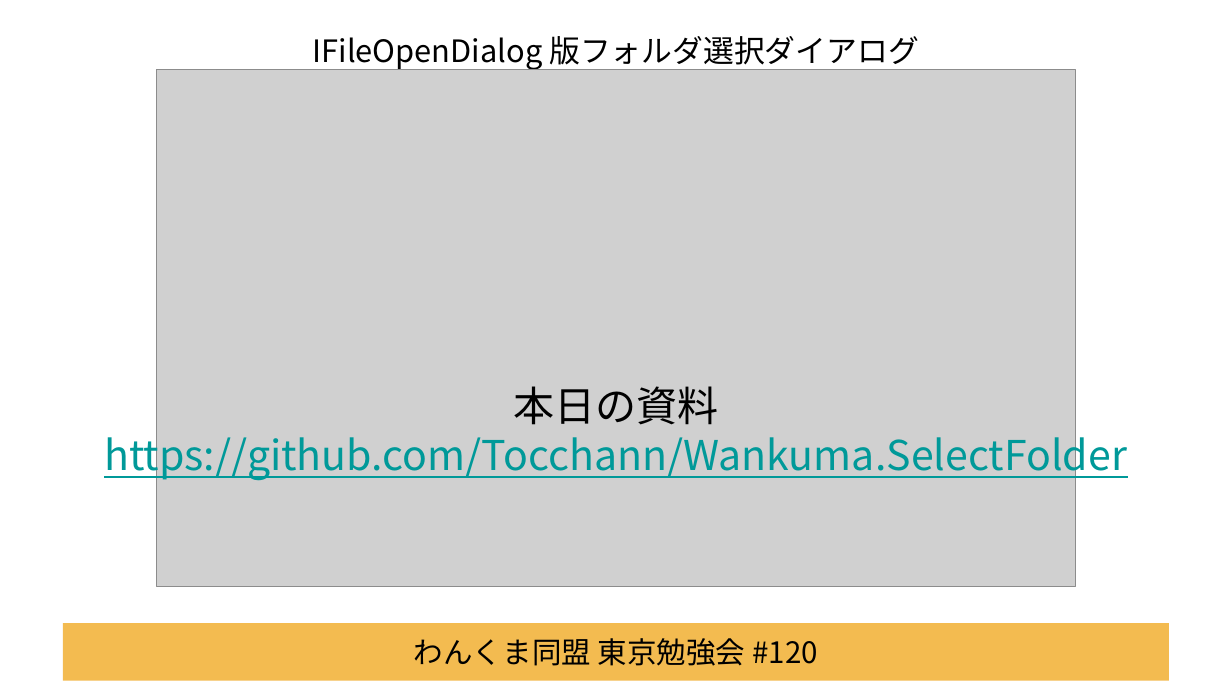
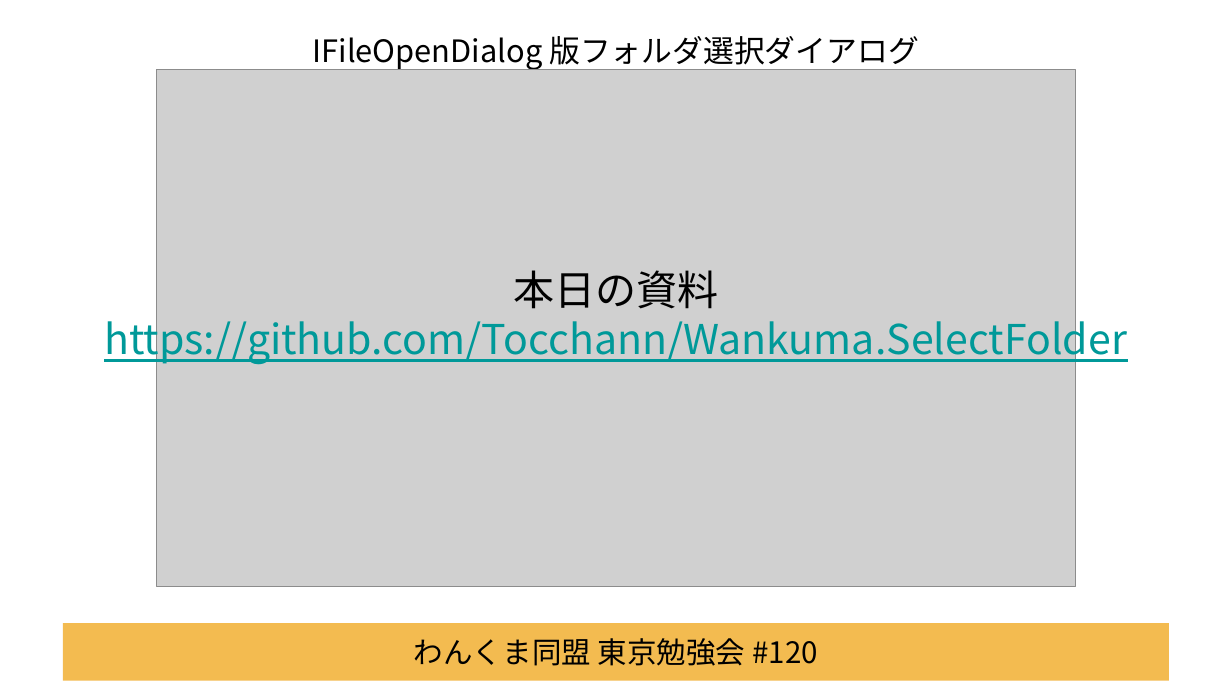
Before and after one commit to Tocchann/Wankuma.SelectFolder, a slide deck: slide 4 of SessionFiles/IFileOpenDialog版フォルダ選択ダイアログを作ってみた.pptx. Drawn at 1232x693 pixels with LibreOffice and Linux fonts; fonts in the diff are those of the drawing; grey boxes stand for pictures; background and template pictures are left out. Boxes give left, top, right and bottom in pixels: in the first picture for what was removed or moved away, otherwise in the second. Text is boxed around its words. In the diff, an @@ line names an element or a change of style, - is before the commit and + after.

Commit message:
古いフォルダ選択ダイアログ画面を追加 若干調整

```diff
--- a/SessionFiles/IFileOpenDialog版フォルダ選択ダイアログを作ってみた.pptx
+++ b/SessionFiles/IFileOpenDialog版フォルダ選択ダイアログを作ってみた.pptx
@@ text "本日の資料 https://github.com/Tocchann/Wankuma.SelectFolder" moved from (x1=104, y1=386, x2=1127, y2=481) to (x1=104, y1=270, x2=1127, y2=365) @@
```
Also in this commit, not shown: 2 other slides changed, 1 slide added.
